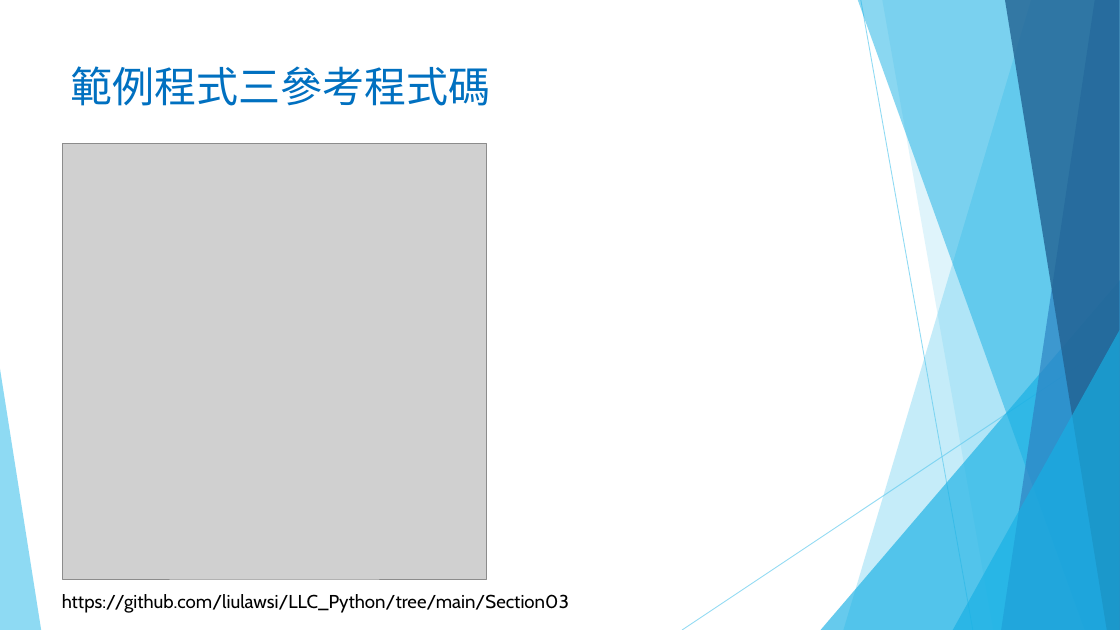
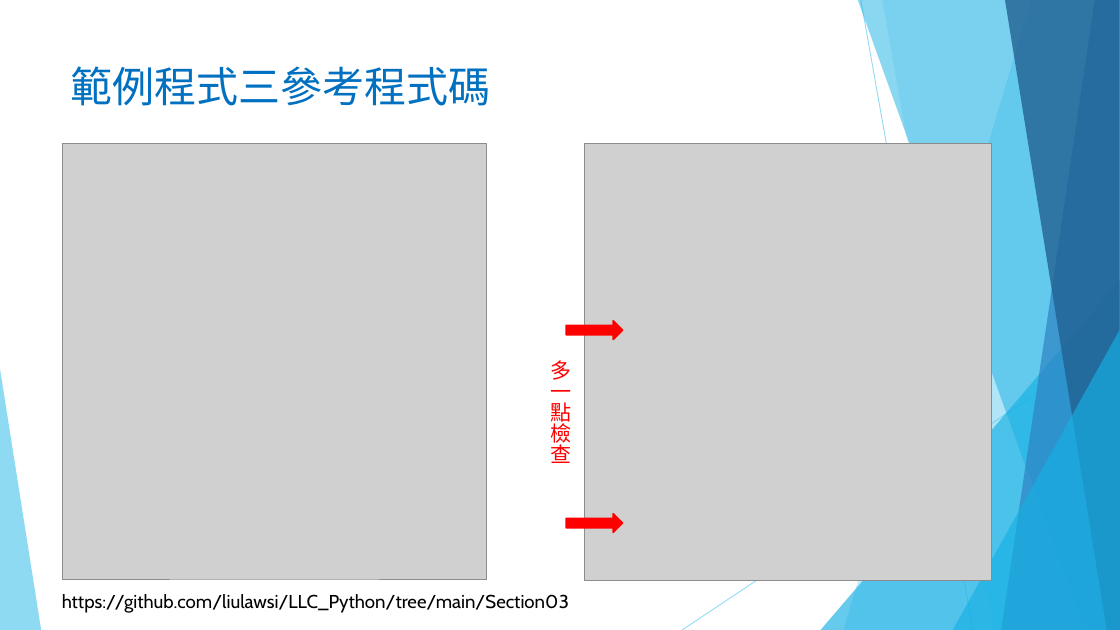
Before and after one commit to liulawsi/My_PPTs, a slide deck: slide 16 of LCC/Python/03_流程控制(分支).pptx. Drawn at 1120x630 pixels with LibreOffice and Linux fonts; fonts in the diff are those of the drawing; grey boxes stand for pictures; background and template pictures are left out. Boxes give left, top, right and bottom in pixels: in the first picture for what was removed or moved away, otherwise in the second. Text is boxed around its words. In the diff, an @@ line names an element or a change of style, - is before the commit and + after.

```diff
--- a/LCC/Python/03_流程控制(分支).pptx
+++ b/LCC/Python/03_流程控制(分支).pptx
@@ picture added at bbox=[585, 144, 991, 581] @@
@@ right arrow added at bbox=[566, 321, 623, 339], fill #FF0000, outline #FF0000 1.5 pt @@
@@ text added at bbox=[550, 360, 571, 463], 18 pt, text #FF0000 @@
+多一點檢查
@@ right arrow added at bbox=[566, 514, 623, 533], fill #FF0000, outline #FF0000 1.5 pt @@
```
Also in this commit, not shown: 3 other slides changed, 21 other files.
